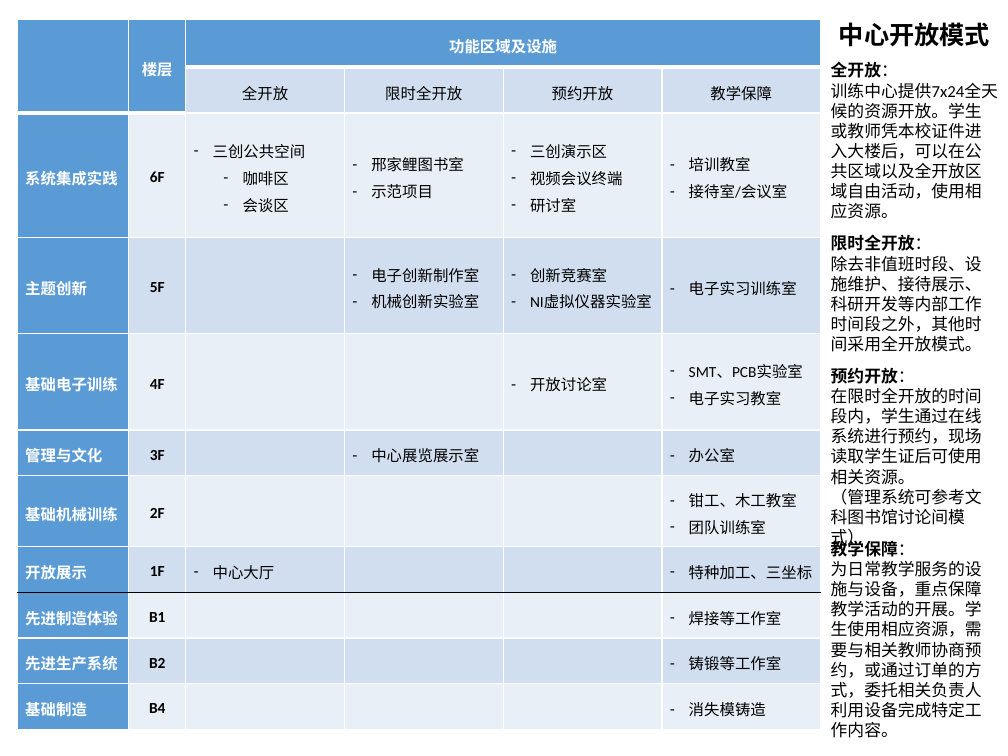
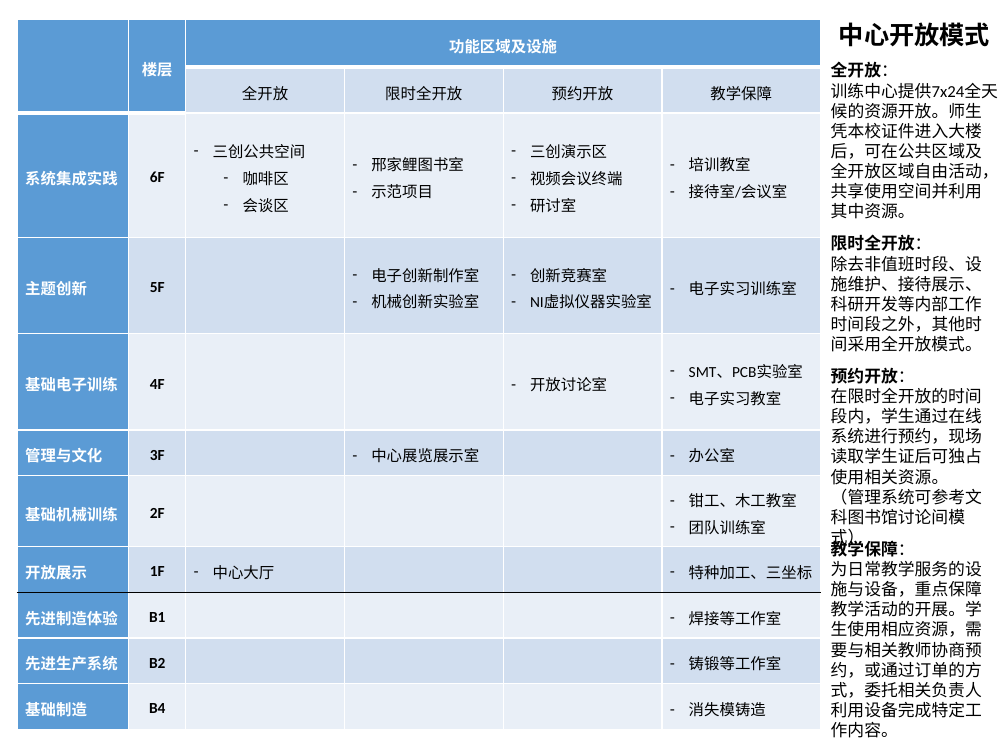
Before and after one commit to woodyme/i.center_my_workzone, a slide deck: slide 12 of 训练中心创客交叉融合空间建设/doc/创客融合空间运行模式.pptx (slide 10 before the commit). Drawn at 1008x756 pixels with LibreOffice and Linux fonts; fonts in the diff are those of the drawing. Boxes give left, top, right and bottom in pixels: in the first picture for what was removed or moved away, otherwise in the second. Text is boxed around its words. In the diff, an @@ line names an element or a change of style, - is before the commit and + after.

Commit message:
update 三创空间运行模式

```diff
--- a/训练中心创客交叉融合空间建设/doc/创客融合空间运行模式.pptx
+++ b/训练中心创客交叉融合空间建设/doc/创客融合空间运行模式.pptx
@@ text at (831, 83, 999, 219): text changed @@
-训练中心提供7x24全天候的资源开放。学生或教师凭本校证件进入大楼后，可以在公共区域以及全开放区域自由活动，使用相应资源。
+训练中心提供7x24全天候的资源开放。师生凭本校证件进入大楼后，可在公共区域及全开放区域自由活动，共享使用空间并利用其中资源。
@@ text at (831, 367, 982, 485): text changed @@
-预约开放：
-在限时全开放的时间段内，学生通过在线系统进行预约，现场读取学生证后可使用相关资源。
+预约开放：
+在限时全开放的时间段内，学生通过在线系统进行预约，现场读取学生证后可独占使用相关资源。
```
Also in this commit, not shown: 4 other slides changed, 1 slide added.
